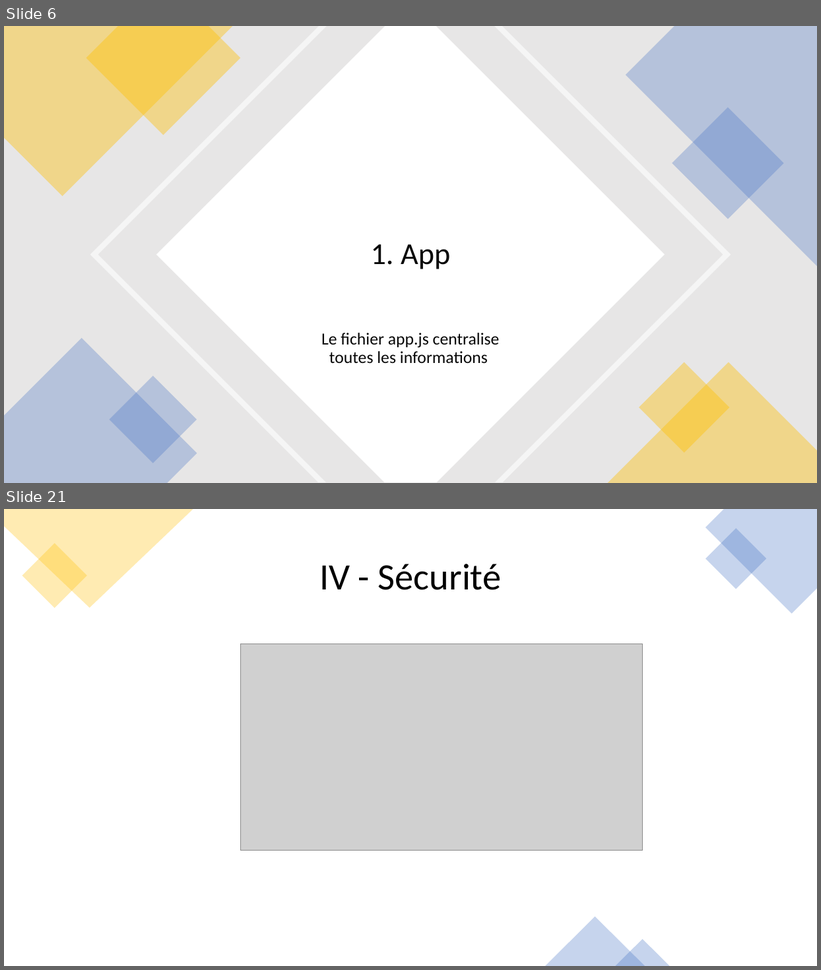
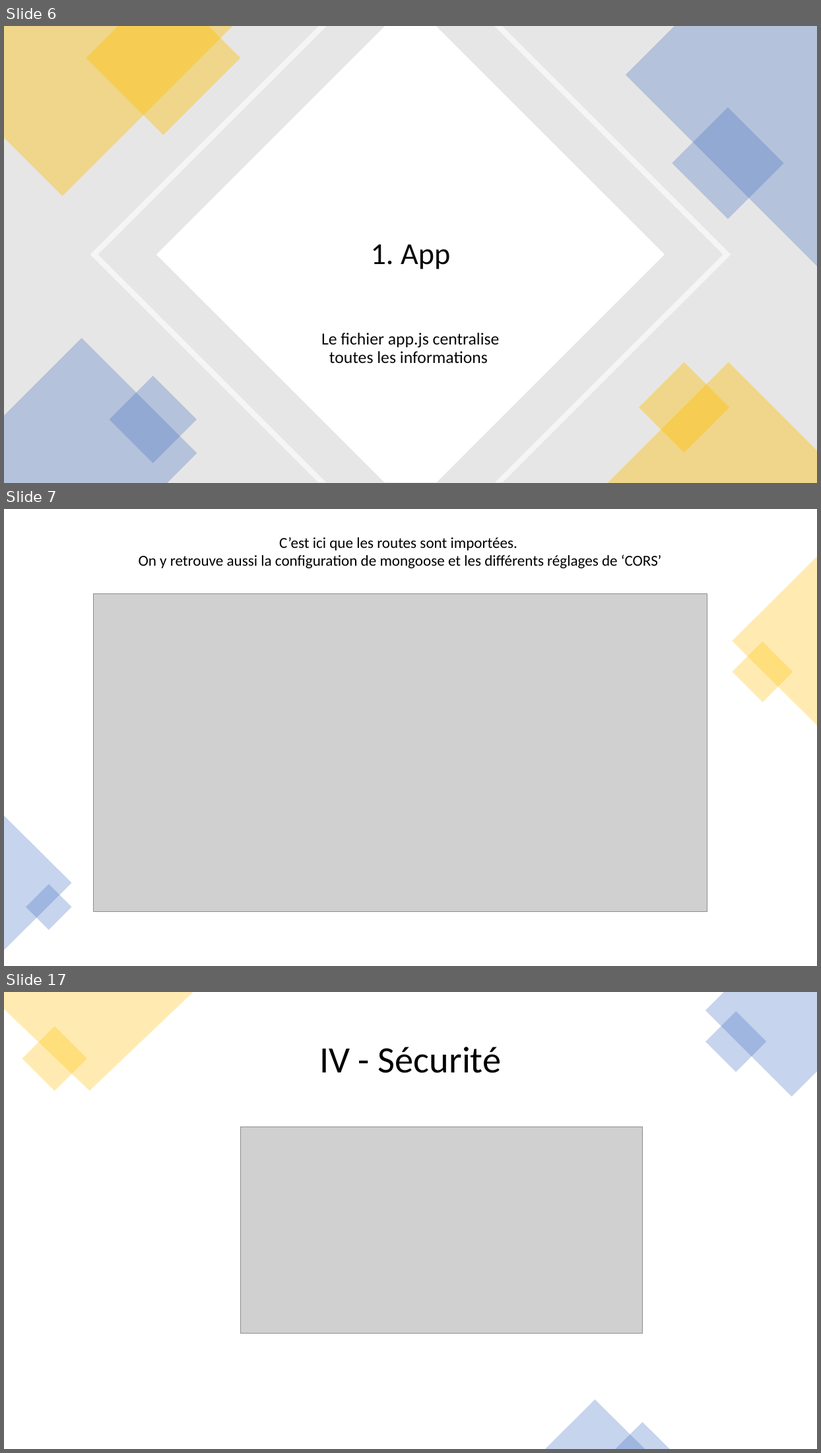
Before and after one commit to Nono-Le-Robot/TP06_Construisez_une_API, a slide deck: Ressources/Presentation P6.pptx. Shown one above the other, each under a label of ours: slides 6 and 21 before the commit, slides 6, 7 and 17 after it; the slides between them are not shown. The pictures are 821x970 and 821x1453 pixels, drawn with LibreOffice and Linux fonts; fonts in the diff are those of the drawing; grey boxes stand for pictures. Boxes give left, top, right and bottom in pixels: in the first picture for what was removed or moved away, otherwise in the second. Text is boxed around its words. In the diff, an @@ line names an element or a change of style, - is before the commit and + after.

```diff
--- a/Ressources/Presentation P6.pptx
+++ b/Ressources/Presentation P6.pptx
@@ slide 7 added at box(4, 509, 817, 966), background #FFFFFF @@
@@ text added at box(139, 537, 662, 568), 18 pt, text #000000 @@
+C’est ici que les routes sont importées.
+On y retrouve aussi la configuration de mongoose et les différents réglages de ‘CORS’
@@ triangle added at box(733, 557, 817, 725), fill #FFC000 at 30% opacity @@
@@ picture added at box(94, 593, 708, 912) @@
@@ rectangle added at box(733, 642, 794, 703), fill #FFC000 at 30% opacity @@
@@ triangle added at box(4, 816, 72, 951), fill #4472C4 at 30% opacity @@
@@ rectangle added at box(26, 884, 72, 930), fill #4472C4 at 30% opacity @@
@@ what was slide 21 is now slide 17 @@
```
Also in this commit, not shown: 8 slides changed, 8 other slides added, 12 slides removed, 6 other files.
